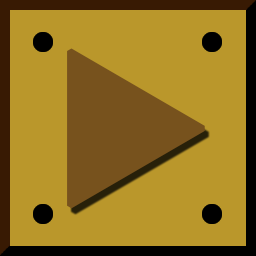
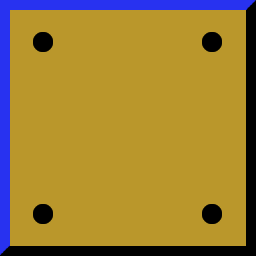
The second 256 x 256 image is a revision of the first. Changes to its layers:
hid "play" over (67, 48, 205, 209)
added layer "Frame Blue" above "Frame Darkened" over (0, 0, 256, 256)
hid "Frame Darkened" over (0, 0, 256, 256)
